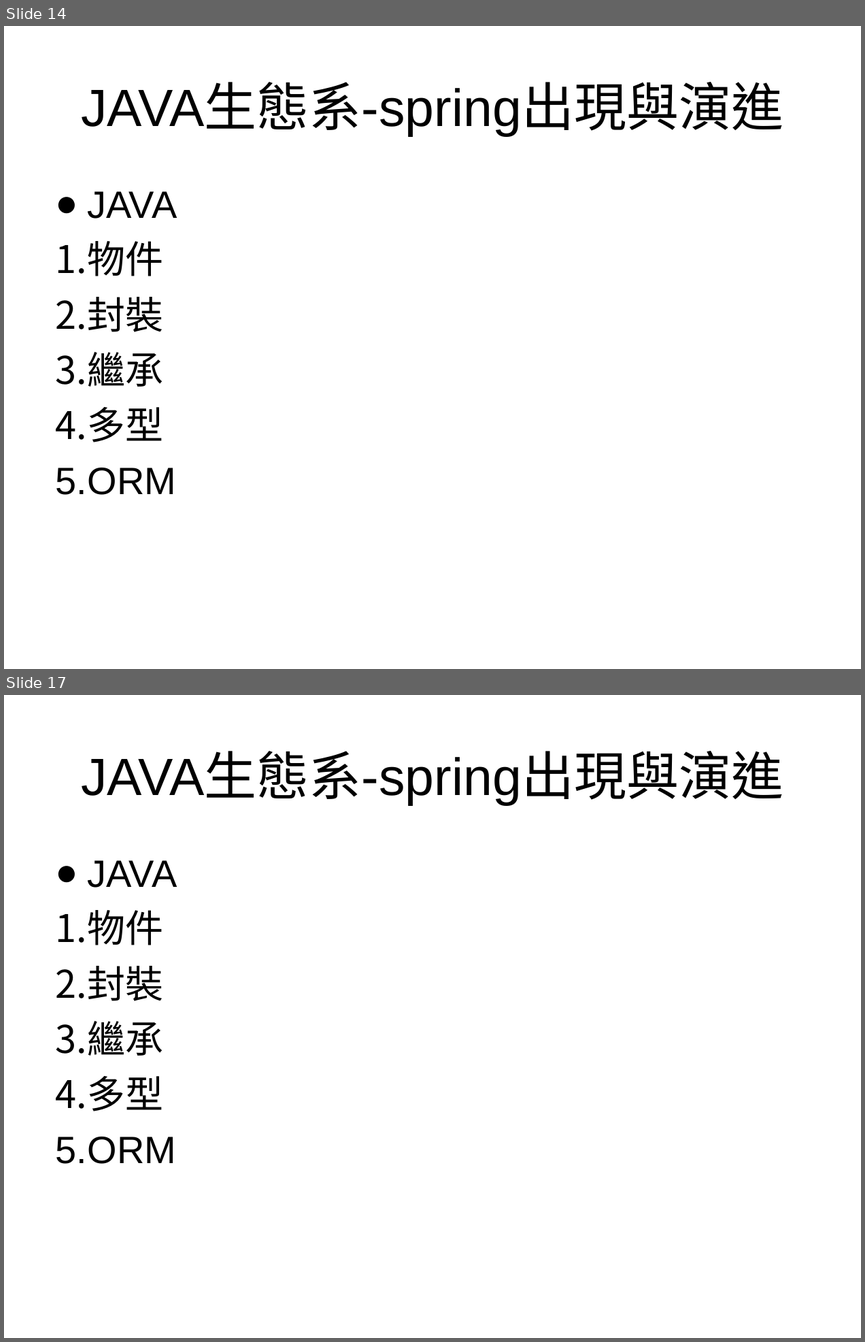
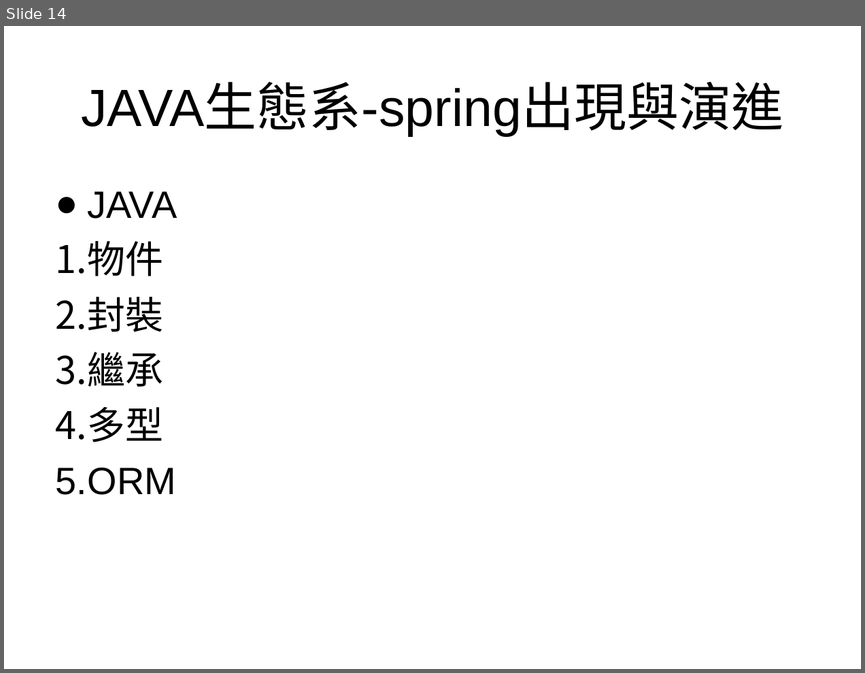
Before and after one commit to godman945/estore_sample, a slide deck: 20210128_t.ppt. Shown one above the other, each under a label of ours: slides 14 and 17 before the commit, slide 14 after it; the slides between them are not shown. The pictures are 865x1342 and 865x673 pixels, drawn with LibreOffice and Linux fonts; fonts in the diff are those of the drawing; background and template pictures are left out. Boxes give left, top, right and bottom in pixels: in the first picture for what was removed or moved away, otherwise in the second. Text is boxed around its words. In the diff, an @@ line names an element or a change of style, - is before the commit and + after.

```diff
--- a/20210128_t.ppt
+++ b/20210128_t.ppt
@@ slide 17 removed at <box>4,695,861,1338</box>, background picture (left out) @@
@@ title removed at <box>81,753,783,805</box> @@
-JAVA生態系-spring出現與演進
@@ text removed at <box>55,860,177,1164</box> @@
-● JAVA
-1. 物件
-2. 封裝
-3. 繼承
-4. 多型
-5. ORM
```
Also in this commit, not shown: 5 slides changed, 2 slides added, 39 other slides removed, 1 other file.
